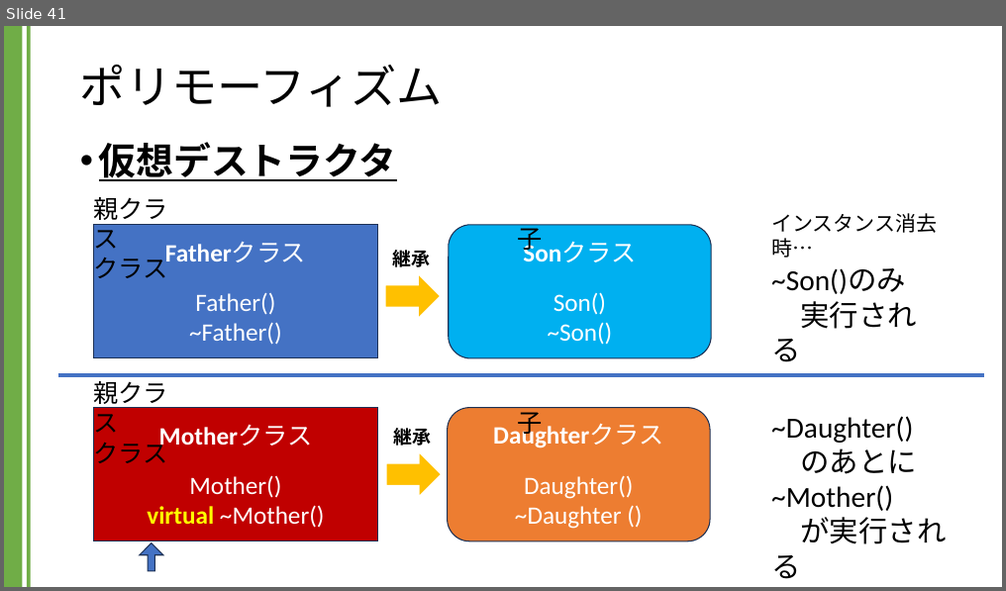
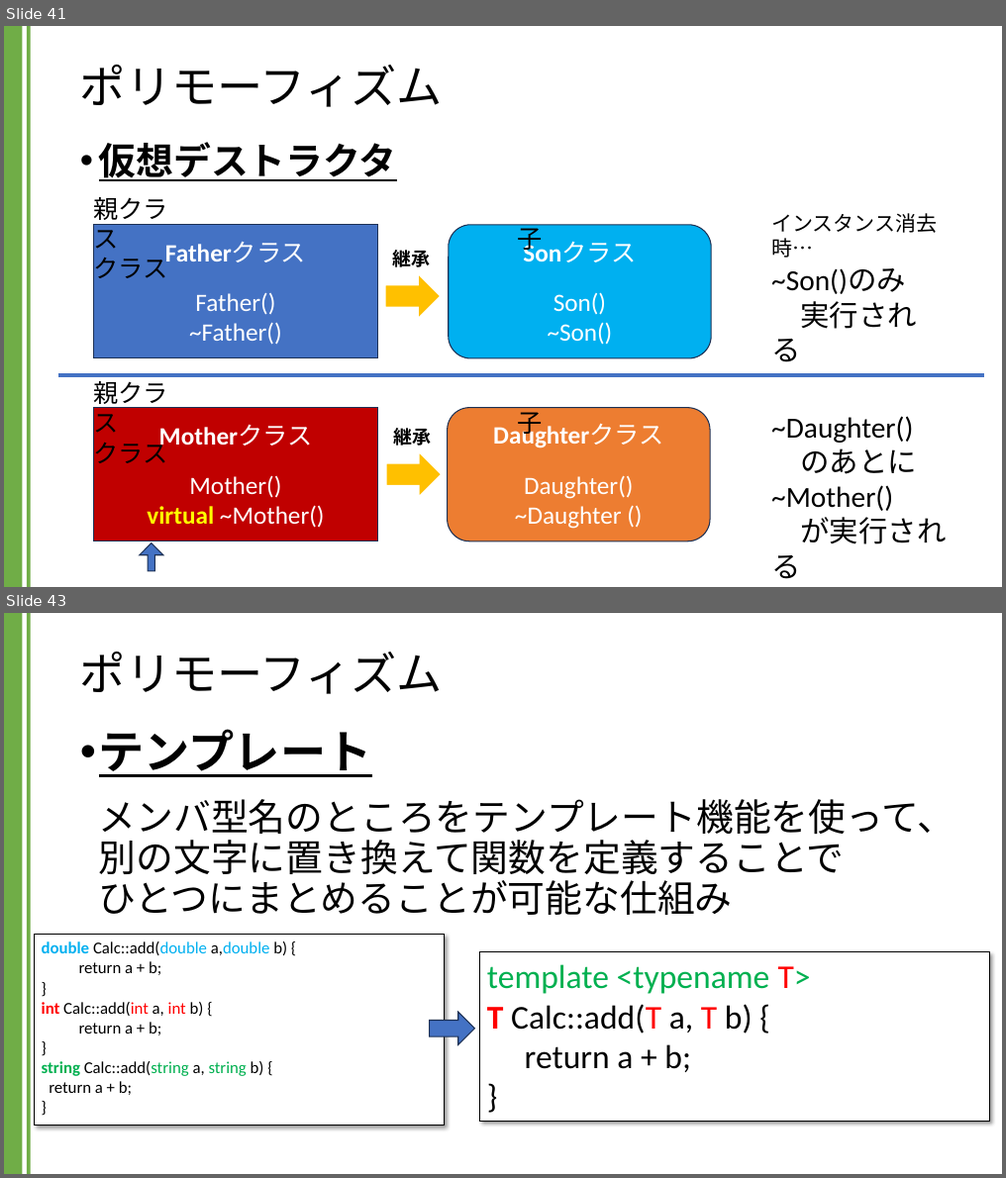
Before and after one commit to kic-murata/cpp2024, a slide deck: 授業資料/講義資料：継承とポリモーフィズム.pptx. Shown one above the other, each under a label of ours: slide 41 before the commit, slides 41 and 43 after it; the slides between them are not shown. The pictures are 1006x591 and 1006x1178 pixels, drawn with LibreOffice and Linux fonts; fonts in the diff are those of the drawing. Boxes give left, top, right and bottom in pixels: in the first picture for what was removed or moved away, otherwise in the second. Text is boxed around its words. In the diff, an @@ line names an element or a change of style, - is before the commit and + after.

```diff
--- a/授業資料/講義資料：継承とポリモーフィズム.pptx
+++ b/授業資料/講義資料：継承とポリモーフィズム.pptx
@@ slide 43 added at <box>4,613,1002,1174</box>, background #FFFFFF; not listed: 2 template elements that a slide beside it also shows @@
@@ title added at <box>80,652,443,694</box>, 44 pt, text #000000 @@
+ポリモーフィズム
@@ text added at <box>99,729,954,915</box>, 36 pt, text #000000 @@
+• テンプレート
+  メンバ型名のところをテンプレート機能を使って、別の文字に置き換えて関数を定義することで
+  ひとつにまとめることが可能な仕組み
@@ rectangle added at <box>34,934,445,1126</box>, fill #FFFFFF, outline #000000 0.75 pt, 16 pt, text #000000 @@
+double Calc::add(double a,double b) {
+return a + b;
+}
+int Calc::add(int a, int b) {
+return a + b;
+}
+string Calc::add(string a, string b) {
+return a + b;
+}
@@ rectangle added at <box>480,953,990,1121</box>, fill #FFFFFF, outline #000000 0.75 pt, 32 pt, text #000000 @@
+template <typename T>
+T Calc::add(T a, T b) {
+return a + b;
+}
@@ right arrow added at <box>430,1012,475,1045</box>, fill #4472C4, outline #1E3256 1 pt @@
```
Also in this commit, not shown: 1 slide changed, 9 other slides added.
